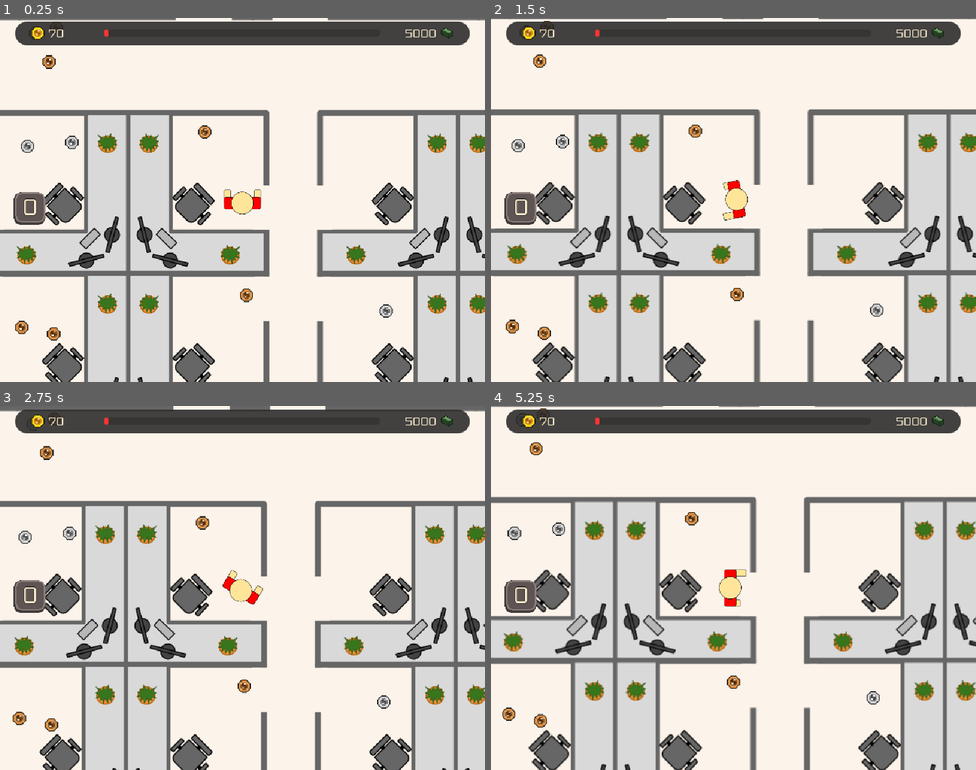
Above: before the commit, frames 1-4 (two rows, left to right).
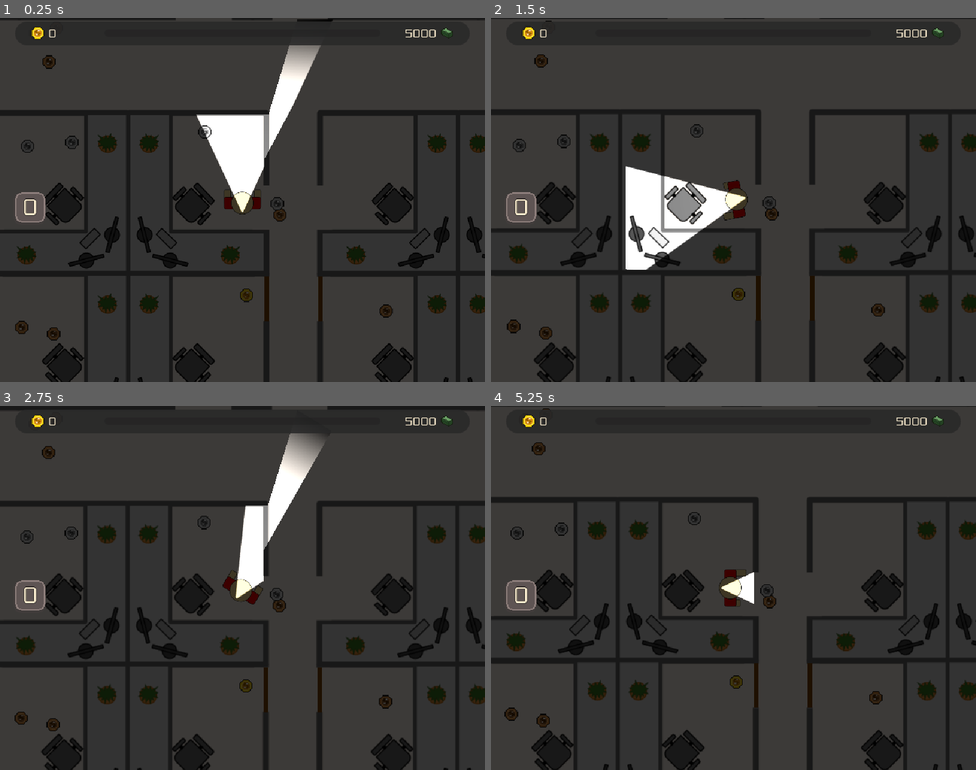
Above: after the commit, the same moments.

Repository: Justin-Hulme/GMTK_2026
Game: Godot game, scene res://Player/player_script.tscn
Same seed, same stepped clock (60 frames per second), same inputs: the game is played once before the commit and once after it.
Inputs (mouse positions are in pixels of both pictures, inside the frame that each line leads up to):
- Up to frame 1 (0.25 s): no input
- Up to frame 2 (1.5 s): tap Enter at 0.5 s; move the mouse to (840, 181) at 0.52 s; click (840, 181) at 0.67 s; tap Space at 1.25 s; move the mouse to (636, 218) at 1.27 s; click (636, 218) at 1.42 s
- Up to frame 3 (2.75 s): tap Enter at 2 s; move the mouse to (291, 507) at 2.02 s; click (291, 507) at 2.17 s
- Up to frame 4 (5.25 s): tap Space at 2.75, 4.25 s; move the mouse to (709, 660) at 2.77 s; click (709, 660) at 2.92 s; tap Enter at 3.5 s; move the mouse to (879, 642) at 3.52 s; click (879, 642) at 3.67 s; move the mouse to (588, 533) at 4.27 s; click (588, 533) at 4.42 s; move the mouse to (757, 588) at 5.02 s; click (757, 588) at 5.17 s

The runs differ from the first frame. In frame 1, 90% of the frame differs, in the area x 0-100%, y 0-100%; in frame 2, 92%; in frame 3, 91%; in frame 4, 92%.

Commit message:
added doors

Diff:
--- /dev/null
+++ b/Environment/cubicals.tscn
@@ -0,0 +1,49 @@
+[gd_scene format=3 uid="uid://cqw7qj266ts4"]
+
+[sub_resource type="OccluderPolygon2D" id="OccluderPolygon2D_e76su"]
+polygon = PackedVector2Array(0, -2.75, 185, -2.75, 185, 3.25, 102, 3.25, 69, 3.25, 7, 3.25, 7, 209.25, 179, 209.25, 179, 62.25, 185, 62.25, 185, 215.25, 0, 215.25, 0, 110.5, 0, 78.25)
+
+[sub_resource type="RectangleShape2D" id="RectangleShape2D_47aoe"]
+size = Vector2(370, 6)
+
+[sub_resource type="RectangleShape2D" id="RectangleShape2D_f43go"]
+size = Vector2(5.999996, 92)
+
+[sub_resource type="RectangleShape2D" id="RectangleShape2D_6e4uc"]
+size = Vector2(117, 151)
+
+[sub_resource type="RectangleShape2D" id="RectangleShape2D_srib0"]
+size = Vector2(370, 61)
+
+[node name="Cubicals" type="StaticBody2D" unique_id=941966753 groups=["wall"]]
+
+[node name="LightOccluder2D" type="LightOccluder2D" parent="." unique_id=2075511989]
+position = Vector2(-153, -140.25)
+occluder = SubResource("OccluderPolygon2D_e76su")
+
+[node name="LightOccluder2D2" type="LightOccluder2D" parent="." unique_id=1329749660]
+position = Vector2(-153, -140.25)
+rotation = 3.1415927
+scale = Vector2(1, -1)
+occluder = SubResource("OccluderPolygon2D_e76su")
+
+[node name="CollisionShape2D" type="CollisionShape2D" parent="." unique_id=1721606681 groups=["wall"]]
+position = Vector2(-153, -140)
+shape = SubResource("RectangleShape2D_47aoe")
+
+[node name="CollisionShape2D2" type="CollisionShape2D" parent="." unique_id=625782151 groups=["wall"]]
+position = Vector2(-335, -32)
+shape = SubResource("RectangleShape2D_f43go")
+
+[node name="CollisionShape2D5" type="CollisionShape2D" parent="." unique_id=329198115 groups=["wall"]]
+position = Vector2(29, -32)
+rotation = -3.1415925
+shape = SubResource("RectangleShape2D_f43go")
+
+[node name="CollisionShape2D3" type="CollisionShape2D" parent="." unique_id=1254950733 groups=["wall"]]
+position = Vector2(-153.5, -61.5)
+shape = SubResource("RectangleShape2D_6e4uc")
+
+[node name="CollisionShape2D4" type="CollisionShape2D" parent="." unique_id=1111641330 groups=["wall"]]
+position = Vector2(-153, 44.5)
+shape = SubResource("RectangleShape2D_srib0")
--- /dev/null
+++ b/Environment/door.gd
@@ -0,0 +1,52 @@
+extends Node2D
+
+@export var open_angle := -90.0
+@export var open_time := 0.5
+
+@export var interaction_area : Area2D
+
+var player_near := false
+var is_open := false
+
+
+func _ready():
+	interaction_area.body_entered.connect(_on_body_entered)
+	interaction_area.body_exited.connect(_on_body_exited)
+
+
+func _on_body_entered(body):
+	if body.is_in_group("player"):
+		player_near = true
+
+
+func _on_body_exited(body):
+	if body.is_in_group("player"):
+		player_near = false
+
+
+func _input(event):
+	if event is InputEventMouseButton:
+		if event.button_index == MOUSE_BUTTON_RIGHT and event.pressed:
+			if player_near:
+				toggle_door()
+
+
+func toggle_door():
+	is_open = !is_open
+
+	var target_angle = deg_to_rad(open_angle) if is_open else 0
+
+	var tween = create_tween()
+	tween.tween_property(
+		self,
+		"rotation",
+		target_angle,
+		open_time
+	)
+
+func _on_area_2d_body_exited(body: Node2D) -> void:
+	pass # Replace with function body.
+
+
+func _on_area_2d_body_entered(body: Node2D) -> void:
+	pass # Replace with function body.
--- /dev/null
+++ b/Environment/door.tscn
@@ -0,0 +1,51 @@
+[gd_scene format=3 uid="uid://cr0sg61twglyh"]
+
+[ext_resource type="Script" uid="uid://sr5oe5f83fhi" path="res://Environment/door.gd" id="1_2b0o0"]
+
+[sub_resource type="RectangleShape2D" id="RectangleShape2D_uvjlu"]
+size = Vector2(6.000001, 58.999996)
+
+[sub_resource type="OccluderPolygon2D" id="OccluderPolygon2D_e76su"]
+polygon = PackedVector2Array(-48.999996, 320, -48.999996, 261, -54.999996, 261, -54.999996, 320)
+
+[sub_resource type="RectangleShape2D" id="RectangleShape2D_ab854"]
+size = Vector2(28.000011, 59)
+
+[node name="Door" type="Node2D" unique_id=2029678344]
+
+[node name="PhysicalDoor" type="Node2D" parent="." unique_id=2122015092 node_paths=PackedStringArray("interaction_area")]
+scale = Vector2(0.99999994, 1)
+script = ExtResource("1_2b0o0")
+open_angle = -180.0
+interaction_area = NodePath("../Area2D")
+
+[node name="ColorRect" type="ColorRect" parent="PhysicalDoor" unique_id=2068921870]
+offset_left = 0.29000092
+offset_top = -59.390015
+offset_right = 6.290001
+offset_bottom = -0.39001465
+color = Color(0.50407135, 0.25970092, 0, 1)
+
+[node name="StaticBody2D" type="StaticBody2D" parent="PhysicalDoor" unique_id=328821137]
+position = Vector2(55, -320)
+scale = Vector2(1.0000001, 1)
+
+[node name="CollisionShape2D" type="CollisionShape2D" parent="PhysicalDoor/StaticBody2D" unique_id=1283231572 groups=["wall"]]
+position = Vector2(-52, 290.5)
+scale = Vector2(0.99999964, 1)
+shape = SubResource("RectangleShape2D_uvjlu")
+
+[node name="LightOccluder2D" type="LightOccluder2D" parent="PhysicalDoor/StaticBody2D" unique_id=2129218977]
+scale = Vector2(1.0000001, 1)
+occluder = SubResource("OccluderPolygon2D_e76su")
+
+[node name="Area2D" type="Area2D" parent="." unique_id=1678311769]
+position = Vector2(55, -320)
+
+[node name="CollisionShape2D" type="CollisionShape2D" parent="Area2D" unique_id=324327396]
+position = Vector2(-52, 290.5)
+scale = Vector2(0.9999995, 1)
+shape = SubResource("RectangleShape2D_ab854")
+
+[connection signal="body_entered" from="Area2D" to="PhysicalDoor" method="_on_area_2d_body_entered"]
+[connection signal="body_exited" from="Area2D" to="PhysicalDoor" method="_on_area_2d_body_exited"]
--- a/Player/player.tscn
+++ b/Player/player.tscn
@@ -6,10 +6,11 @@
 [ext_resource type="Texture2D" uid="uid://b6hl4f2oxgd1n" path="res://Player/Character/Walking_2.png" id="4_00tjw"]
 [ext_resource type="Texture2D" uid="uid://by5y37xu3umjh" path="res://Player/Character/Walking_4.png" id="5_x3vf3"]
 [ext_resource type="Texture2D" uid="uid://cfjjw5bxnixok" path="res://Player/Character/Walking_5.png" id="6_apopc"]
+[ext_resource type="Texture2D" uid="uid://ci33xnrxp0pv1" path="res://Assets/Flashlight.png" id="7_5htga"]
 [ext_resource type="Script" uid="uid://7logwprssfvo" path="res://Player/HUD/HUD.gd" id="7_od3ui"]
 [ext_resource type="Theme" uid="uid://bledfm0mcnnu4" path="res://Assets/main_theme.tres" id="8_od3ui"]
-[ext_resource type="Texture2D" uid="uid://dxkph3152qen" path="res://Assets/Money/Coin_HUD.png" id="8_x3vf3"]
-[ext_resource type="Texture2D" uid="uid://ci5f88onsf0dh" path="res://Assets/Money/Debt_HUD.png" id="10_apopc"]
+[ext_resource type="Texture2D" uid="uid://rjrp7edpnvgw" path="res://Assets/Money/Coin_HUD.png" id="8_x3vf3"]
+[ext_resource type="Texture2D" uid="uid://bng5ybr0gvvex" path="res://Assets/Money/Debt_HUD.png" id="10_apopc"]
 [ext_resource type="PackedScene" uid="uid://drgikraumu8sr" path="res://Player/HUD/floor_indicator.tscn" id="11_apopc"]
 
 [sub_resource type="SpriteFrames" id="SpriteFrames_ab854"]
@@ -68,6 +69,15 @@
 
 [node name="Player" type="CharacterBody2D" unique_id=1632784472]
 script = ExtResource("1_fhl08")
+
+[node name="Flashlight" type="PointLight2D" parent="." unique_id=879736083]
+position = Vector2(0, -7.5101852e-06)
+scale = Vector2(1, 0.49609378)
+energy = 1.5
+blend_mode = 2
+shadow_enabled = true
+texture = ExtResource("7_5htga")
+offset = Vector2(0, -226)
 
 [node name="Camera2D" type="Camera2D" parent="." unique_id=1063348825]
 position = Vector2(0, -1)
--- a/Player/player_script.tscn
+++ b/Player/player_script.tscn
@@ -3,21 +3,11 @@
 [ext_resource type="Texture2D" uid="uid://cikbuavn23afu" path="res://Floor_plan.png" id="1_tfqdf"]
 [ext_resource type="PackedScene" uid="uid://2c1gesmmik6q" path="res://Player/player.tscn" id="2_ldmn1"]
 [ext_resource type="Script" uid="uid://ctw2vrg5bkpg6" path="res://Coin/coin_spawner.gd" id="3_51c63"]
+[ext_resource type="PackedScene" uid="uid://cqw7qj266ts4" path="res://Environment/cubicals.tscn" id="3_ptln8"]
 [ext_resource type="PackedScene" uid="uid://lmb4ufx2bl8" path="res://Coin/coin_gold.tscn" id="4_3621h"]
 [ext_resource type="PackedScene" uid="uid://bujt665eb1nbm" path="res://Coin/coin_silver.tscn" id="5_ubb4l"]
 [ext_resource type="PackedScene" uid="uid://bvletmgjg31uk" path="res://Coin/coin_copper.tscn" id="6_ptln8"]
-
-[sub_resource type="RectangleShape2D" id="RectangleShape2D_47aoe"]
-size = Vector2(371, 7)
-
-[sub_resource type="RectangleShape2D" id="RectangleShape2D_f43go"]
-size = Vector2(7, 91.5)
-
-[sub_resource type="RectangleShape2D" id="RectangleShape2D_6e4uc"]
-size = Vector2(57, 208)
-
-[sub_resource type="RectangleShape2D" id="RectangleShape2D_srib0"]
-size = Vector2(149, 58)
+[ext_resource type="PackedScene" uid="uid://cr0sg61twglyh" path="res://Environment/door.tscn" id="8_p20uq"]
 
 [sub_resource type="RectangleShape2D" id="RectangleShape2D_4v7c7"]
 size = Vector2(2225, 14.75)
@@ -39,232 +29,49 @@
 [node name="Player" parent="." unique_id=1632784472 groups=["player"] instance=ExtResource("2_ldmn1")]
 position = Vector2(-3, -17)
 
-[node name="Walls" type="Node2D" parent="." unique_id=902716936 groups=["wall"]]
+[node name="Boundaries" type="Node2D" parent="." unique_id=902716936 groups=["wall"]]
 position = Vector2(0, 8)
 
-[node name="Cubicals" type="StaticBody2D" parent="Walls" unique_id=1847774204 groups=["wall"]]
-
-[node name="Cubicals5" type="StaticBody2D" parent="Walls/Cubicals" unique_id=1814420516 groups=["wall"]]
-position = Vector2(-307, 355)
-rotation = -3.1415925
-
-[node name="CollisionShape2D" type="CollisionShape2D" parent="Walls/Cubicals/Cubicals5" unique_id=1622234553 groups=["wall"]]
-position = Vector2(-153, -140)
-shape = SubResource("RectangleShape2D_47aoe")
-
-[node name="CollisionShape2D2" type="CollisionShape2D" parent="Walls/Cubicals/Cubicals5" unique_id=1357713147 groups=["wall"]]
-position = Vector2(-335, -32)
-shape = SubResource("RectangleShape2D_f43go")
-
-[node name="CollisionShape2D7" type="CollisionShape2D" parent="Walls/Cubicals/Cubicals5" unique_id=402942406 groups=["wall"]]
-position = Vector2(-123, -34)
-rotation = 3.1415927
-shape = SubResource("RectangleShape2D_6e4uc")
-
-[node name="CollisionShape2D6" type="CollisionShape2D" parent="Walls/Cubicals/Cubicals5" unique_id=38255018 groups=["wall"]]
-position = Vector2(-43, 42)
-rotation = 3.1415927
-shape = SubResource("RectangleShape2D_srib0")
-
-[node name="CollisionShape2D5" type="CollisionShape2D" parent="Walls/Cubicals/Cubicals5" unique_id=101058549 groups=["wall"]]
-position = Vector2(28, -33)
-rotation = 3.1415927
-shape = SubResource("RectangleShape2D_f43go")
-
-[node name="CollisionShape2D3" type="CollisionShape2D" parent="Walls/Cubicals/Cubicals5" unique_id=216612139 groups=["wall"]]
-position = Vector2(-181.5, -33)
-shape = SubResource("RectangleShape2D_6e4uc")
-
-[node name="CollisionShape2D4" type="CollisionShape2D" parent="Walls/Cubicals/Cubicals5" unique_id=1146600683 groups=["wall"]]
-position = Vector2(-263.5, 42)
-shape = SubResource("RectangleShape2D_srib0")
-
-[node name="CollisionShape2D" type="CollisionShape2D" parent="Walls/Cubicals" unique_id=543006024 groups=["wall"]]
-position = Vector2(-153, -140)
-shape = SubResource("RectangleShape2D_47aoe")
-
-[node name="CollisionShape2D2" type="CollisionShape2D" parent="Walls/Cubicals" unique_id=1663911035 groups=["wall"]]
-position = Vector2(-335.5, -90.75)
-shape = SubResource("RectangleShape2D_f43go")
-
-[node name="CollisionShape2D7" type="CollisionShape2D" parent="Walls/Cubicals" unique_id=810994964 groups=["wall"]]
-position = Vector2(-123, -34)
-rotation = 3.1415927
-shape = SubResource("RectangleShape2D_6e4uc")
-
-[node name="CollisionShape2D6" type="CollisionShape2D" parent="Walls/Cubicals" unique_id=1054323038 groups=["wall"]]
-position = Vector2(-42, 43)
-rotation = 3.1415927
-shape = SubResource("RectangleShape2D_srib0")
-
-[node name="CollisionShape2D5" type="CollisionShape2D" parent="Walls/Cubicals" unique_id=167207450 groups=["wall"]]
-position = Vector2(29, -91)
-rotation = 3.1415927
-shape = SubResource("RectangleShape2D_f43go")
-
-[node name="CollisionShape2D3" type="CollisionShape2D" parent="Walls/Cubicals" unique_id=98725684 groups=["wall"]]
-position = Vector2(-181.5, -33)
-shape = SubResource("RectangleShape2D_6e4uc")
-
-[node name="CollisionShape2D4" type="CollisionShape2D" parent="Walls/Cubicals" unique_id=917425904 groups=["wall"]]
-position = Vector2(-263.5, 42)
-shape = SubResource("RectangleShape2D_srib0")
-
-[node name="Cubicals" type="StaticBody2D" parent="Walls/Cubicals" unique_id=702740752 groups=["wall"]]
-position = Vector2(435, -1)
-
-[node name="CollisionShape2D" type="CollisionShape2D" parent="Walls/Cubicals/Cubicals" unique_id=432554963 groups=["wall"]]
-position = Vector2(-153, -140)
-shape = SubResource("RectangleShape2D_47aoe")
-
-[node name="CollisionShape2D2" type="CollisionShape2D" parent="Walls/Cubicals/Cubicals" unique_id=1505720643 groups=["wall"]]
-position = Vector2(-335.5, -90.75)
-shape = SubResource("RectangleShape2D_f43go")
-
-[node name="CollisionShape2D7" type="CollisionShape2D" parent="Walls/Cubicals/Cubicals" unique_id=1680005202 groups=["wall"]]
-position = Vector2(-123, -34)
-rotation = 3.1415927
-shape = SubResource("RectangleShape2D_6e4uc")
-
-[node name="CollisionShape2D6" type="CollisionShape2D" parent="Walls/Cubicals/Cubicals" unique_id=1194683133 groups=["wall"]]
-position = Vector2(-42, 43)
-rotation = 3.1415927
-shape = SubResource("RectangleShape2D_srib0")
-
-[node name="CollisionShape2D5" type="CollisionShape2D" parent="Walls/Cubicals/Cubicals" unique_id=1034059354 groups=["wall"]]
-position = Vector2(29, -91)
-rotation = 3.1415927
-shape = SubResource("RectangleShape2D_f43go")
-
-[node name="CollisionShape2D3" type="CollisionShape2D" parent="Walls/Cubicals/Cubicals" unique_id=1430846797 groups=["wall"]]
-position = Vector2(-181.5, -33)
-shape = SubResource("RectangleShape2D_6e4uc")
-
-[node name="CollisionShape2D4" type="CollisionShape2D" parent="Walls/Cubicals/Cubicals" unique_id=269596394 groups=["wall"]]
-position = Vector2(-263.5, 42)
-shape = SubResource("RectangleShape2D_srib0")
-
-[node name="Cubicals2" type="StaticBody2D" parent="Walls/Cubicals" unique_id=1395391555 groups=["wall"]]
-position = Vector2(435, 211)
-
-[node name="CollisionShape2D" type="CollisionShape2D" parent="Walls/Cubicals/Cubicals2" unique_id=825819351 groups=["wall"]]
-position = Vector2(-153, -140)
-shape = SubResource("RectangleShape2D_47aoe")
-
-[node name="CollisionShape2D2" type="CollisionShape2D" parent="Walls/Cubicals/Cubicals2" unique_id=1762553888 groups=["wall"]]
-position = Vector2(-335, -32)
-shape = SubResource("RectangleShape2D_f43go")
-
-[node name="CollisionShape2D7" type="CollisionShape2D" parent="Walls/Cubicals/Cubicals2" unique_id=133153416 groups=["wall"]]
-position = Vector2(-123, -34)
-rotation = 3.1415927
-shape = SubResource("RectangleShape2D_6e4uc")
-
-[node name="CollisionShape2D6" type="CollisionShape2D" parent="Walls/Cubicals/Cubicals2" unique_id=1823756217 groups=["wall"]]
-position = Vector2(-43, 42)
-rotation = 3.1415927
-shape = SubResource("RectangleShape2D_srib0")
-
-[node name="CollisionShape2D5" type="CollisionShape2D" parent="Walls/Cubicals/Cubicals2" unique_id=1609664813 groups=["wall"]]
-position = Vector2(28, -33)
-rotation = 3.1415927
-shape = SubResource("RectangleShape2D_f43go")
-
-[node name="CollisionShape2D3" type="CollisionShape2D" parent="Walls/Cubicals/Cubicals2" unique_id=1224352709 groups=["wall"]]
-position = Vector2(-181.5, -33)
-shape = SubResource("RectangleShape2D_6e4uc")
-
-[node name="CollisionShape2D4" type="CollisionShape2D" parent="Walls/Cubicals/Cubicals2" unique_id=1678145936 groups=["wall"]]
-position = Vector2(-263.5, 42)
-shape = SubResource("RectangleShape2D_srib0")
-
-[node name="Cubicals3" type="StaticBody2D" parent="Walls/Cubicals" unique_id=2079842896 groups=["wall"]]
-position = Vector2(128, 354)
-rotation = 3.1415927
-
-[node name="CollisionShape2D" type="CollisionShape2D" parent="Walls/Cubicals/Cubicals3" unique_id=1944963957 groups=["wall"]]
-position = Vector2(-153, -140)
-shape = SubResource("RectangleShape2D_47aoe")
-
-[node name="CollisionShape2D2" type="CollisionShape2D" parent="Walls/Cubicals/Cubicals3" unique_id=1142871559 groups=["wall"]]
-position = Vector2(-335, -32)
-shape = SubResource("RectangleShape2D_f43go")
-
-[node name="CollisionShape2D7" type="CollisionShape2D" parent="Walls/Cubicals/Cubicals3" unique_id=2104303424 groups=["wall"]]
-position = Vector2(-123, -34)
-rotation = 3.1415927
-shape = SubResource("RectangleShape2D_6e4uc")
-
-[node name="CollisionShape2D6" type="CollisionShape2D" parent="Walls/Cubicals/Cubicals3" unique_id=1907894719 groups=["wall"]]
-position = Vector2(-43, 42)
-rotation = 3.1415927
-shape = SubResource("RectangleShape2D_srib0")
-
-[node name="CollisionShape2D5" type="CollisionShape2D" parent="Walls/Cubicals/Cubicals3" unique_id=1108407140 groups=["wall"]]
-position = Vector2(28, -33)
-rotation = 3.1415927
-shape = SubResource("RectangleShape2D_f43go")
-
-[node name="CollisionShape2D3" type="CollisionShape2D" parent="Walls/Cubicals/Cubicals3" unique_id=1673766617 groups=["wall"]]
-position = Vector2(-181.5, -33)
-shape = SubResource("RectangleShape2D_6e4uc")
-
-[node name="CollisionShape2D4" type="CollisionShape2D" parent="Walls/Cubicals/Cubicals3" unique_id=1749625873 groups=["wall"]]
-position = Vector2(-263.5, 42)
-shape = SubResource("RectangleShape2D_srib0")
-
-[node name="Cubicals4" type="StaticBody2D" parent="Walls/Cubicals" unique_id=872742847 groups=["wall"]]
-position = Vector2(0, 212)
-
-[node name="CollisionShape2D" type="CollisionShape2D" parent="Walls/Cubicals/Cubicals4" unique_id=1755642796 groups=["wall"]]
-position = Vector2(-153, -140)
-shape = SubResource("RectangleShape2D_47aoe")
-
-[node name="CollisionShape2D2" type="CollisionShape2D" parent="Walls/Cubicals/Cubicals4" unique_id=1513849719 groups=["wall"]]
-position = Vector2(-335, -32)
-shape = SubResource("RectangleShape2D_f43go")
-
-[node name="CollisionShape2D7" type="CollisionShape2D" parent="Walls/Cubicals/Cubicals4" unique_id=2038605809 groups=["wall"]]
-position = Vector2(-123, -34)
-rotation = 3.1415927
-shape = SubResource("RectangleShape2D_6e4uc")
-
-[node name="CollisionShape2D6" type="CollisionShape2D" parent="Walls/Cubicals/Cubicals4" unique_id=854656625 groups=["wall"]]
-position = Vector2(-43, 42)
-rotation = 3.1415927
-shape = SubResource("RectangleShape2D_srib0")
-
-[node name="CollisionShape2D5" type="CollisionShape2D" parent="Walls/Cubicals/Cubicals4" unique_id=602912427 groups=["wall"]]
-position = Vector2(28, -33)
-rotation = 3.1415927
-shape = SubResource("RectangleShape2D_f43go")
-
-[node name="CollisionShape2D3" type="CollisionShape2D" parent="Walls/Cubicals/Cubicals4" unique_id=1928914814 groups=["wall"]]
-position = Vector2(-181.5, -33)
-shape = SubResource("RectangleShape2D_6e4uc")
-
-[node name="CollisionShape2D4" type="CollisionShape2D" parent="Walls/Cubicals/Cubicals4" unique_id=577538839 groups=["wall"]]
-position = Vector2(-263.5, 42)
-shape = SubResource("RectangleShape2D_srib0")
-
-[node name="Walls" type="StaticBody2D" parent="Walls" unique_id=69485667 groups=["wall"]]
+[node name="Walls" type="StaticBody2D" parent="Boundaries" unique_id=69485667 groups=["wall"]]
 position = Vector2(0, -8)
 
-[node name="CollisionShape2D" type="CollisionShape2D" parent="Walls/Walls" unique_id=1759181916 groups=["wall"]]
+[node name="CollisionShape2D" type="CollisionShape2D" parent="Boundaries/Walls" unique_id=1759181916 groups=["wall"]]
 position = Vector2(-0.5, 559.375)
 shape = SubResource("RectangleShape2D_4v7c7")
 
-[node name="CollisionShape2D2" type="CollisionShape2D" parent="Walls/Walls" unique_id=606038847 groups=["wall"]]
+[node name="CollisionShape2D2" type="CollisionShape2D" parent="Boundaries/Walls" unique_id=606038847 groups=["wall"]]
 position = Vector2(-0.5, -575.25)
 shape = SubResource("RectangleShape2D_4v7c7")
 
-[node name="CollisionShape2D3" type="CollisionShape2D" parent="Walls/Walls" unique_id=1339826016 groups=["wall"]]
+[node name="CollisionShape2D3" type="CollisionShape2D" parent="Boundaries/Walls" unique_id=1339826016 groups=["wall"]]
 position = Vector2(-1105, -8)
 shape = SubResource("RectangleShape2D_qqlvx")
 
-[node name="CollisionShape2D4" type="CollisionShape2D" parent="Walls/Walls" unique_id=802752406 groups=["wall"]]
+[node name="CollisionShape2D4" type="CollisionShape2D" parent="Boundaries/Walls" unique_id=802752406 groups=["wall"]]
 position = Vector2(1104, -8)
 shape = SubResource("RectangleShape2D_qqlvx")
+
+[node name="Cubicals" type="Node2D" parent="Boundaries" unique_id=1166280215]
+
+[node name="Cubicals6" parent="Boundaries/Cubicals" unique_id=1508164361 instance=ExtResource("3_ptln8")]
+position = Vector2(0, -2)
+
+[node name="Cubicals5" parent="Boundaries/Cubicals" unique_id=106058435 instance=ExtResource("3_ptln8")]
+position = Vector2(435, 212)
+
+[node name="Cubicals4" parent="Boundaries/Cubicals" unique_id=486872267 instance=ExtResource("3_ptln8")]
+position = Vector2(129, 355)
+rotation = -3.1415925
+
+[node name="Cubicals3" parent="Boundaries/Cubicals" unique_id=220196495 instance=ExtResource("3_ptln8")]
+position = Vector2(0, 212)
+
+[node name="Cubicals9" parent="Boundaries/Cubicals" unique_id=1397332482 instance=ExtResource("3_ptln8")]
+position = Vector2(-306, 355)
+rotation = -3.1415925
+
+[node name="Cubicals8" parent="Boundaries/Cubicals" unique_id=2042945761 instance=ExtResource("3_ptln8")]
+position = Vector2(435, 0)
 
 [node name="CoinSpawner" type="Area2D" parent="." unique_id=269872716]
 script = ExtResource("3_51c63")
@@ -278,3 +85,14 @@
 position = Vector2(0, -8)
 shape = SubResource("RectangleShape2D_e76su")
 debug_color = Color(0.6830656, 0.38283992, 0.83194107, 0.41960785)
+
+[node name="CanvasModulate" type="CanvasModulate" parent="." unique_id=1518456803]
+color = Color(0.23753911, 0.23753914, 0.23753911, 1)
+
+[node name="Door" parent="." unique_id=2029678344 instance=ExtResource("8_p20uq")]
+position = Vector2(26, 142)
+
+[node name="Door2" parent="." unique_id=1727143813 instance=ExtResource("8_p20uq")]
+position = Vector2(103, 142)
+rotation = 3.1415927
+scale = Vector2(1, -1)
Binary file added: Assets/Flashlight.png
Binary file added: Assets/door.png
Not shown: 1 places in Coin/coin_copper.tscn that only renumber resources
Not shown: 1 places in Coin/coin_silver.tscn that only renumber resources
Not shown, added: Environment/door.gd.uid
